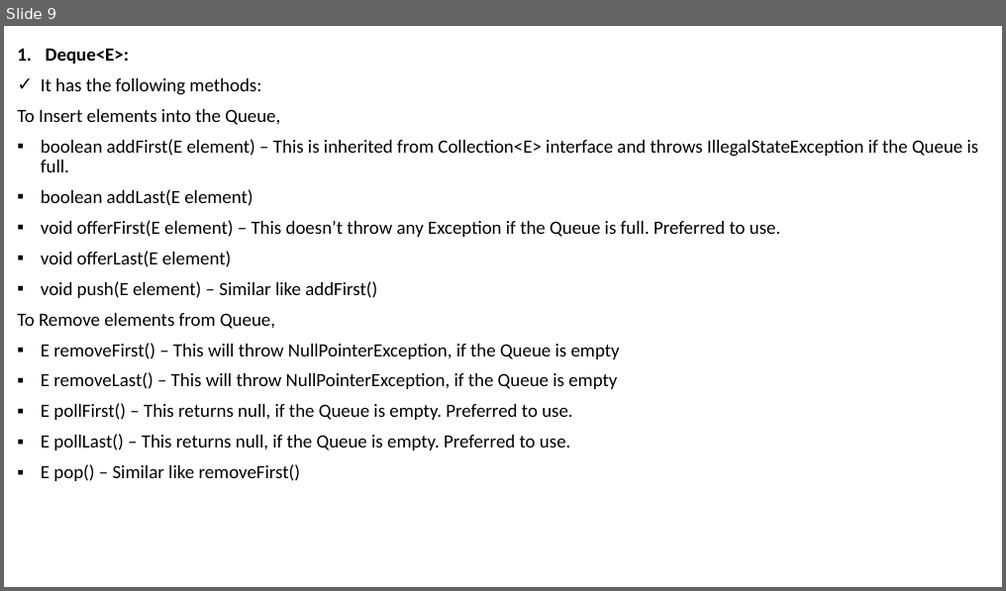
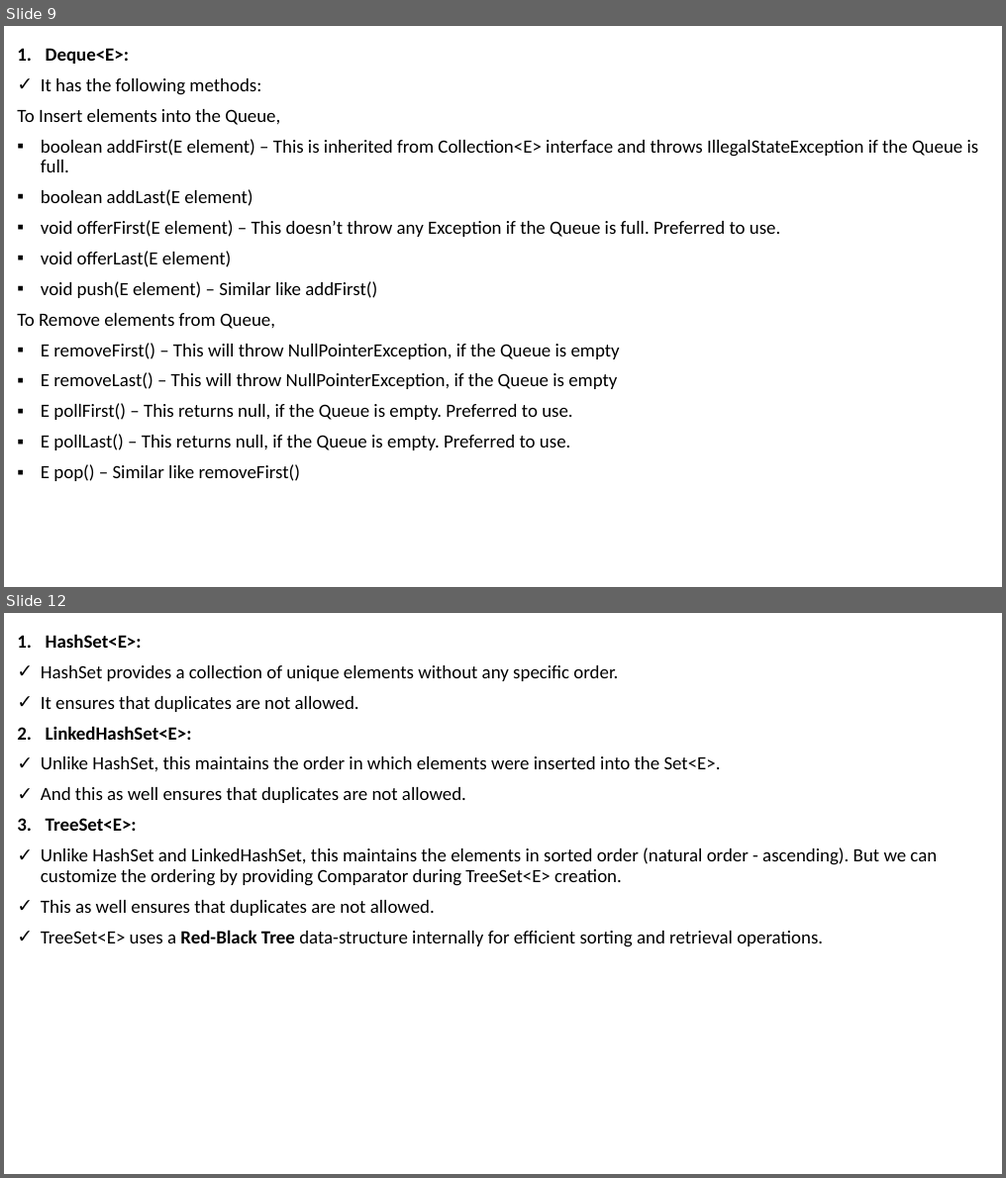
Before and after one commit to the-dev-pal/knowledge-rewards, a slide deck: src/Java/Collections/Collections.pptx. Shown one above the other, each under a label of ours: slide 9 before the commit, slides 9 and 12 after it; the slides between them are not shown. The pictures are 1006x591 and 1006x1178 pixels, drawn with LibreOffice and Linux fonts; fonts in the diff are those of the drawing. Boxes give left, top, right and bottom in pixels: in the first picture for what was removed or moved away, otherwise in the second. Text is boxed around its words. In the diff, an @@ line names an element or a change of style, - is before the commit and + after.

Commit message:
Collections-2

```diff
--- a/src/Java/Collections/Collections.pptx
+++ b/src/Java/Collections/Collections.pptx
@@ slide 12 added at (x1=4, y1=613, x2=1002, y2=1174), background #FFFFFF @@
@@ text added at (x1=41, y1=634, x2=937, y2=948), 18 pt, text #000000 @@
+1. HashSet<E>:
+✓ HashSet provides a collection of unique elements without any specific order.
+✓ It ensures that duplicates are not allowed.
+2. LinkedHashSet<E>:
+✓ Unlike HashSet, this maintains the order in which elements were inserted into the Set<E>.
+✓ And this as well ensures that duplicates are not allowed.
+3. TreeSet<E>:
+✓ Unlike HashSet and LinkedHashSet, this maintains the elements in sorted order (natural order - ascending). But we can customize the ordering by providing Comparator during TreeSet<E> creation.
+✓ This as well ensures that duplicates are not allowed.
+✓ TreeSet<E> uses a Red-Black Tree data-structure internally for efficient sorting and retrieval operations.
```
Also in this commit, not shown: 5 slides changed, 4 other slides added, 7 other files.
